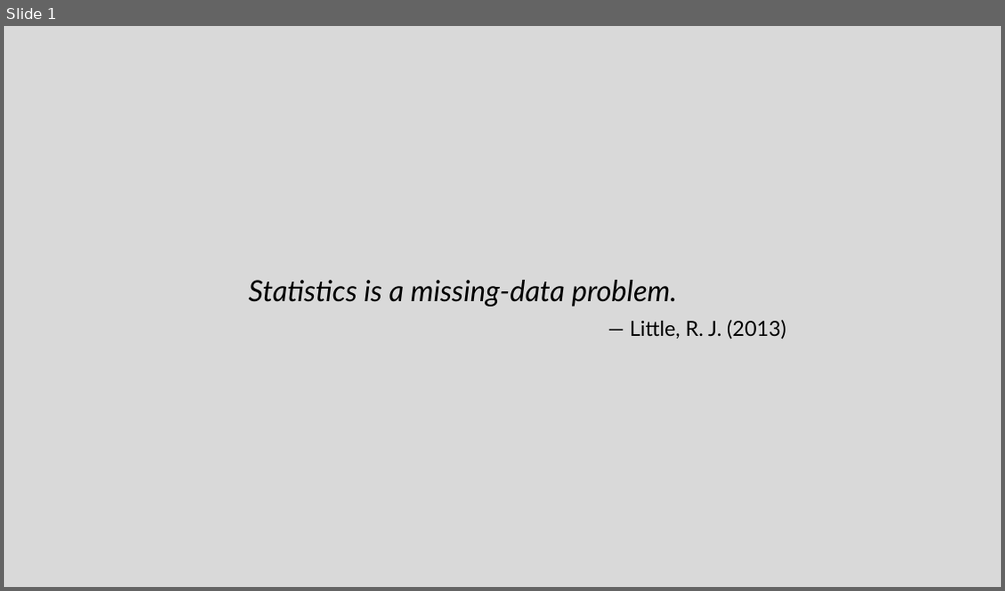
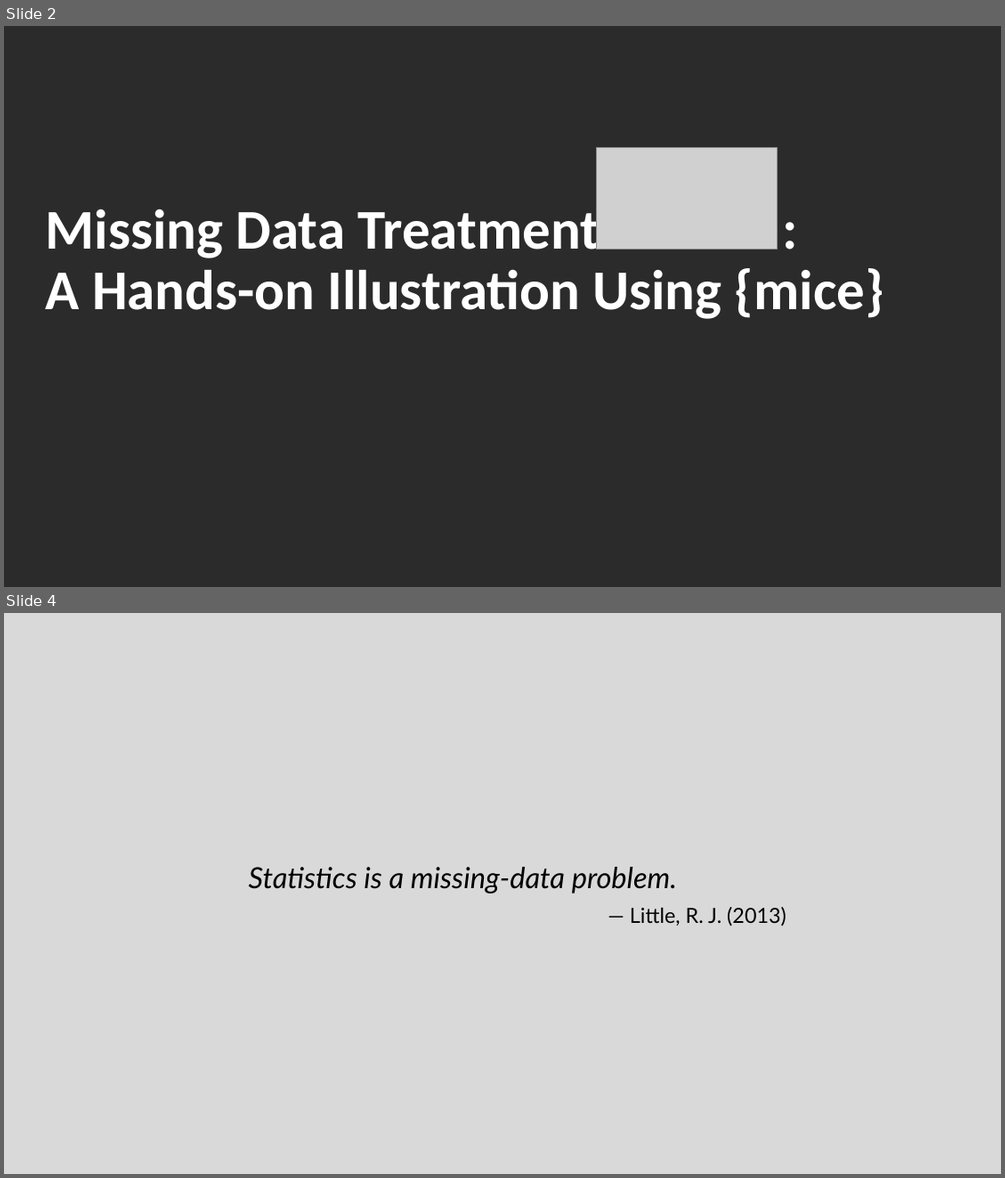
Before and after one commit to tonyctan/UseR, a slide deck: presentation.pptx. Shown one above the other, each under a label of ours: slide 1 before the commit, slides 2 and 4 after it; the slides between them are not shown. The pictures are 1005x591 and 1005x1178 pixels, drawn with LibreOffice and Linux fonts; fonts in the diff are those of the drawing; grey boxes stand for pictures; background and template pictures are left out; a plain dark background stands for a picture behind light text. Boxes give left, top, right and bottom in pixels: in the first picture for what was removed or moved away, otherwise in the second. Text is boxed around its words. In the diff, an @@ line names an element or a change of style, - is before the commit and + after.

```diff
--- a/presentation.pptx
+++ b/presentation.pptx
@@ slide 2 added at [4,26,1001,587], background picture (left out) @@
@@ picture added at [596,147,777,248] @@
@@ text added at [46,201,884,319], 54 pt, text #FFFFFF, bold @@
+Missing Data Treatment in :
+A Hands-on Illustration Using {mice}
@@ what was slide 1 is now slide 4 @@
```
Also in this commit, not shown: 2 other slides added.
